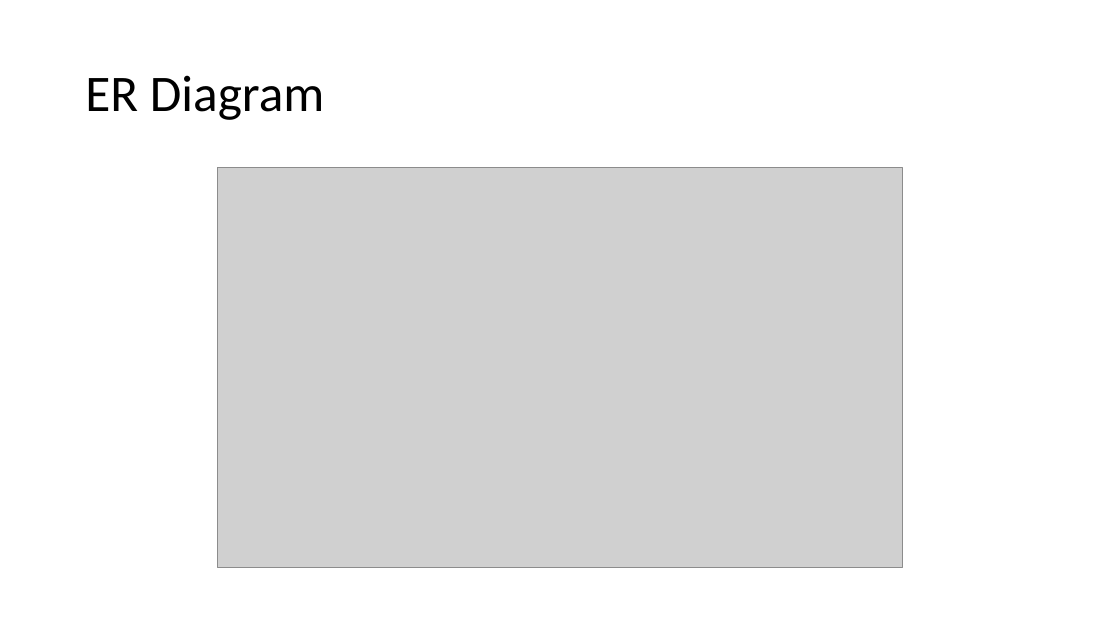
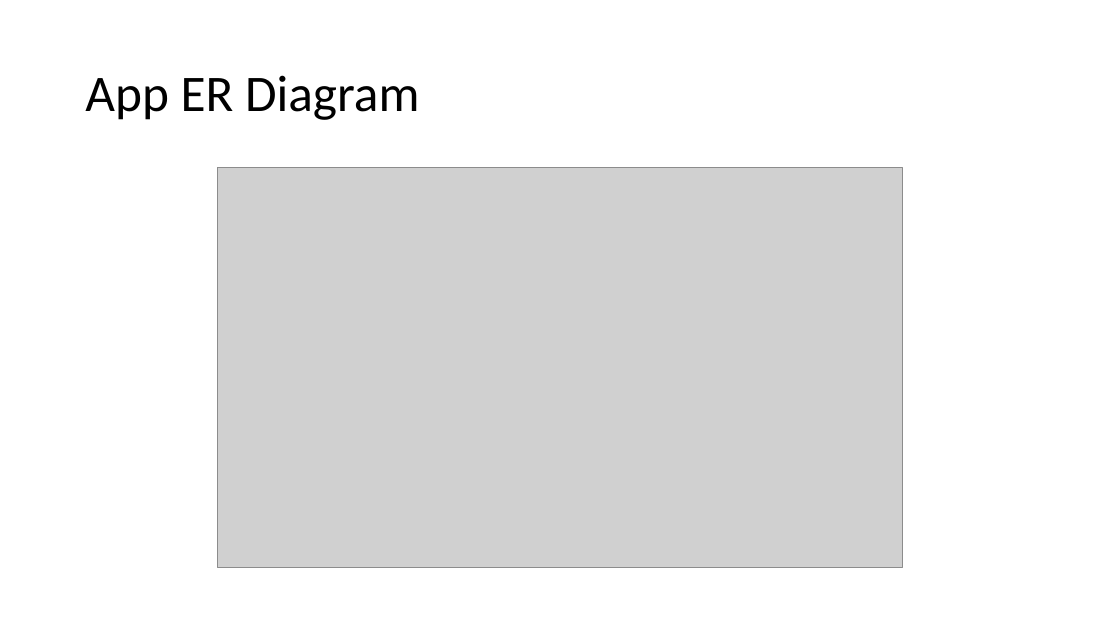
Before and after one commit to itsshortforleo/MovieRecommenderSystem, a slide deck: slide 2 of Powerpoint/CSC204 Reel Review Powerpoint Presentation.pptx. Drawn at 1120x630 pixels with LibreOffice and Linux fonts; fonts in the diff are those of the drawing; grey boxes stand for pictures. Boxes give left, top, right and bottom in pixels: in the first picture for what was removed or moved away, otherwise in the second. Text is boxed around its words. In the diff, an @@ line names an element or a change of style, - is before the commit and + after.

```diff
--- a/Powerpoint/CSC204 Reel Review Powerpoint Presentation.pptx
+++ b/Powerpoint/CSC204 Reel Review Powerpoint Presentation.pptx
@@ title at (85, 75, 419, 120): text changed @@
-ER Diagram
+App ER Diagram
```
Also in this commit, not shown: 2 other slides changed, 3 slides added, 1 other file.
